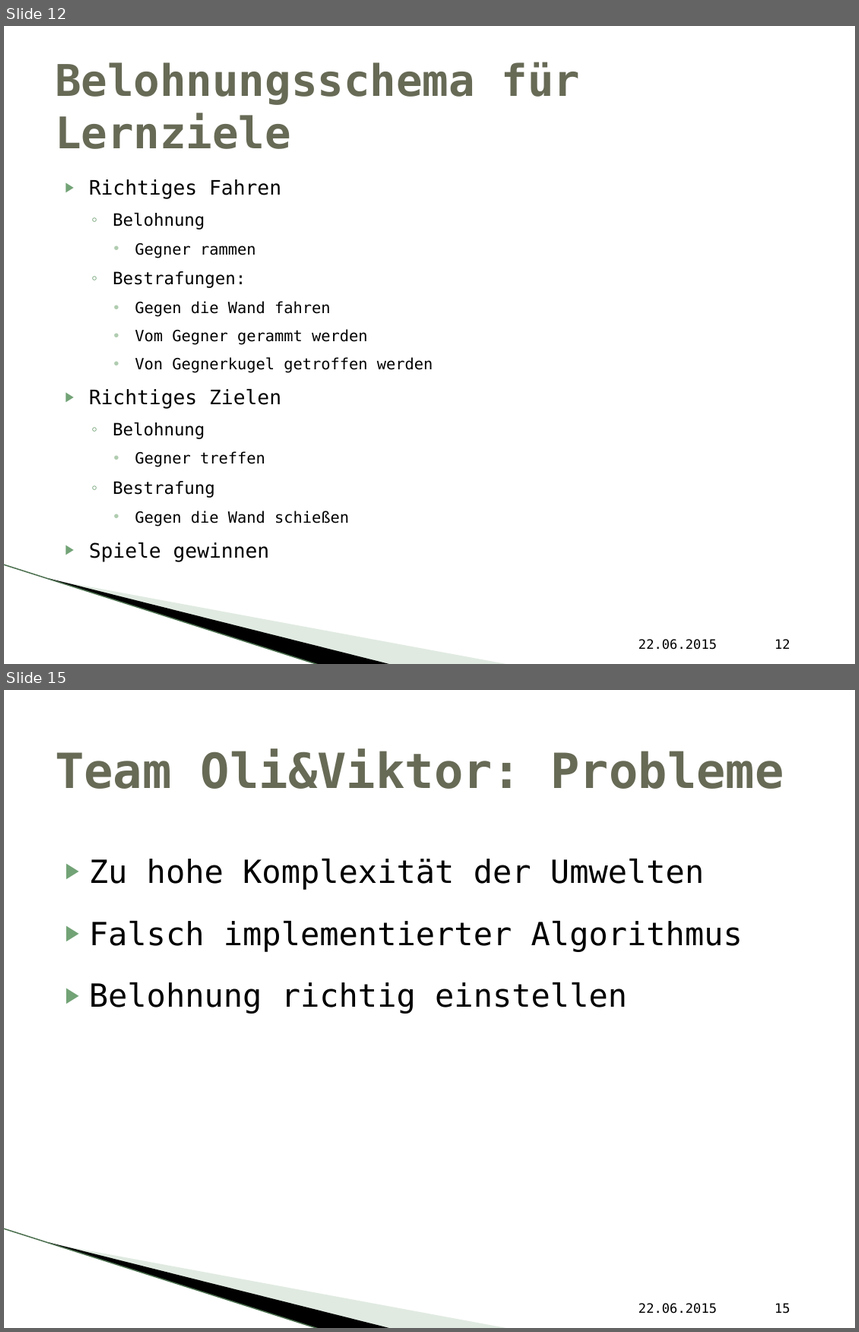
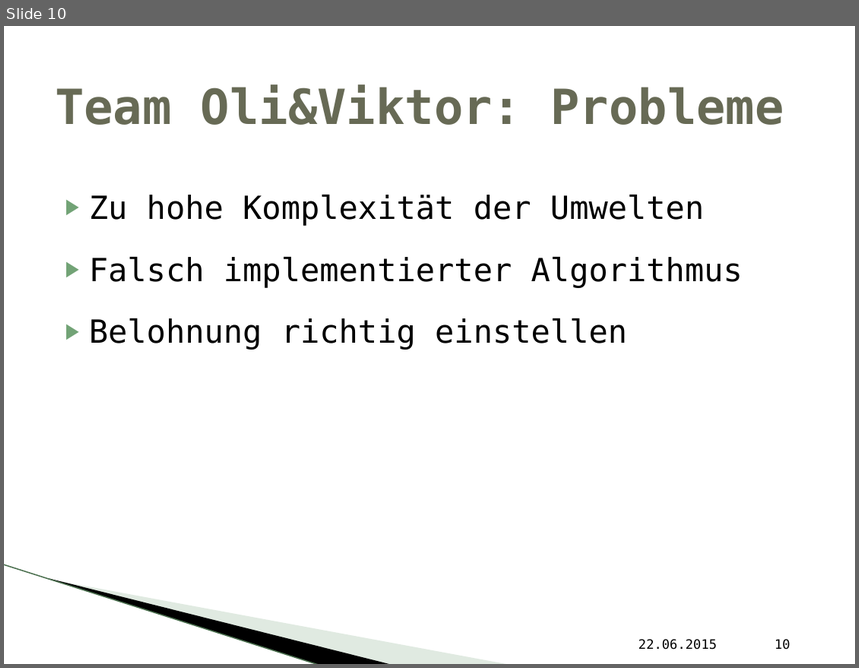
Before and after one commit to vikwin/HAW-LernendeAgenten_RC, a slide deck: Präsentation/LARC_Abschlusspräsentation.pptx. Shown one above the other, each under a label of ours: slides 12 and 15 before the commit, slide 10 after it; the slides between them are not shown. The pictures are 859x1332 and 859x668 pixels, drawn with LibreOffice and Linux fonts; fonts in the diff are those of the drawing; background and template pictures are left out. Boxes give left, top, right and bottom in pixels: in the first picture for what was removed or moved away, otherwise in the second. Text is boxed around its words. In the diff, an @@ line names an element or a change of style, - is before the commit and + after.

```diff
--- a/Präsentation/LARC_Abschlusspräsentation.pptx
+++ b/Präsentation/LARC_Abschlusspräsentation.pptx
@@ slide 12 removed at (x1=4, y1=26, x2=855, y2=664), background #FFFFFF; not listed: 3 template elements that a slide beside it also shows @@
@@ title removed at (x1=55, y1=62, x2=581, y2=149) @@
-Belohnungsschema für Lernziele
@@ text removed at (x1=89, y1=180, x2=433, y2=563) @@
-▶ Richtiges Fahren
-  ◦ Belohnung
-    • Gegner rammen
-  ◦ Bestrafungen:
-    • Gegen die Wand fahren
-    • Vom Gegner gerammt werden
-    • Von Gegnerkugel getroffen werden
-▶ Richtiges Zielen
-  ◦ Belohnung
-    • Gegner treffen
-  ◦ Bestrafung
-    • Gegen die Wand schießen
-▶ Spiele gewinnen
@@ text removed at (x1=639, y1=639, x2=717, y2=650) @@
-22.06.2015
@@ page number removed at (x1=775, y1=639, x2=791, y2=649) @@
-12
@@ what was slide 15 is now slide 10 @@
@@ page number at (x1=775, y1=639, x2=791, y2=650): text changed @@
-15
+10
```
Also in this commit, not shown: 4 slides changed, 4 other slides removed.
